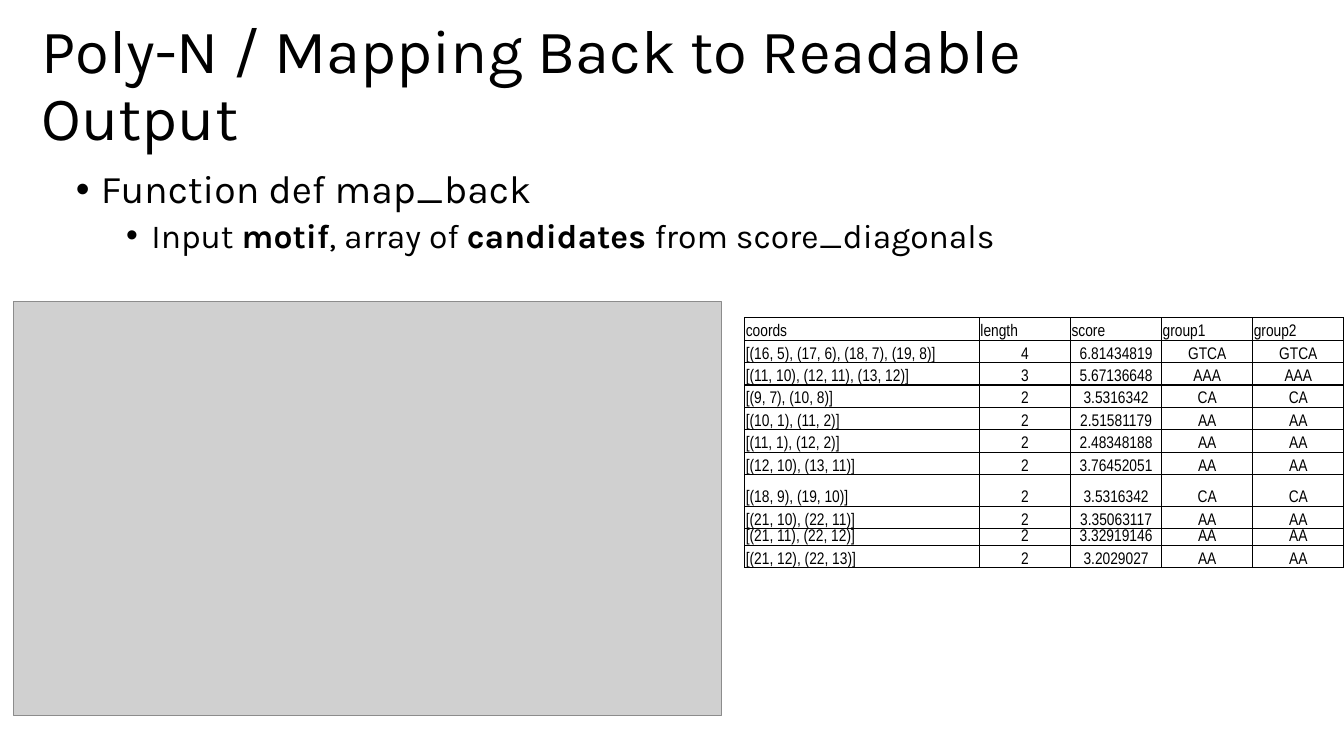
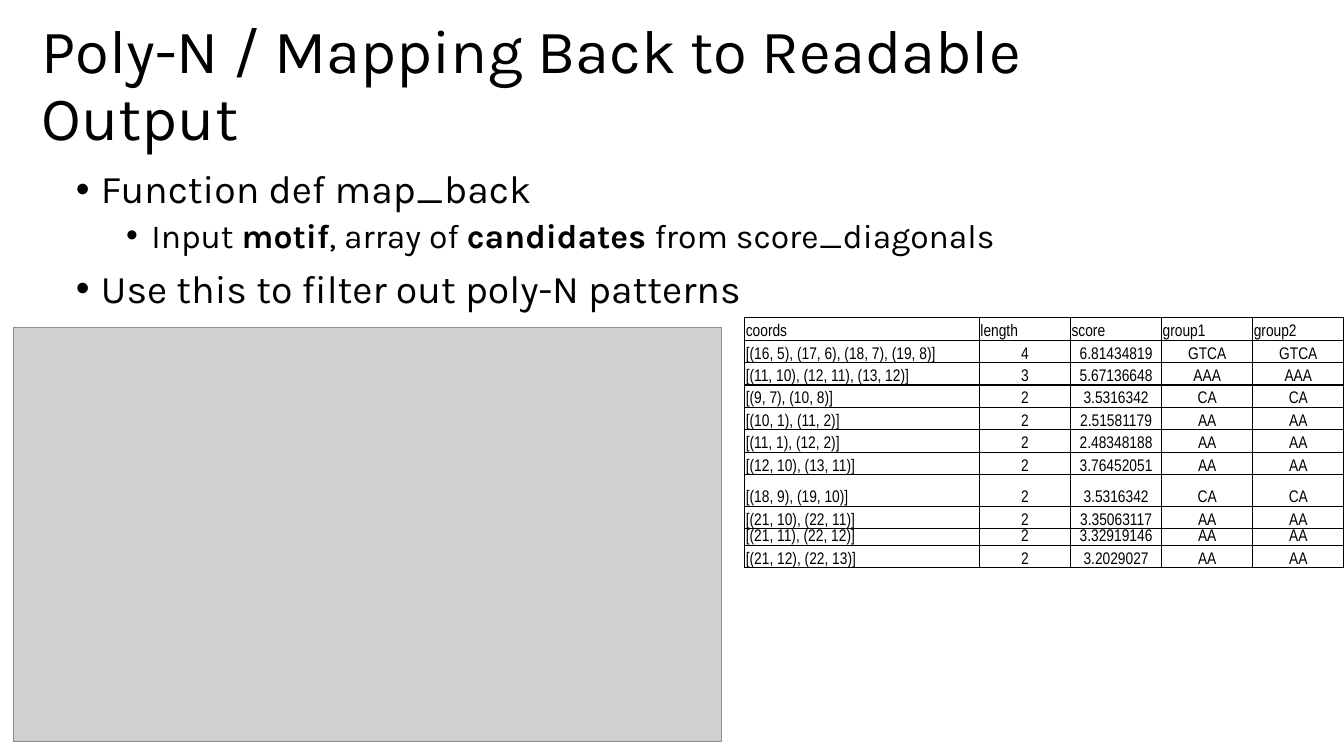
Before and after one commit to eshin21/drippy, a slide deck: slide 4 of Presentations/May Motif Gallery.pptx. Drawn at 1344x756 pixels with LibreOffice and Linux fonts; fonts in the diff are those of the drawing; grey boxes stand for pictures. Boxes give left, top, right and bottom in pixels: in the first picture for what was removed or moved away, otherwise in the second. Text is boxed around its words. In the diff, an @@ line names an element or a change of style, - is before the commit and + after.

```diff
--- a/Presentations/May Motif Gallery.pptx
+++ b/Presentations/May Motif Gallery.pptx
@@ text at (x1=101, y1=276, x2=740, y2=313): paragraph added @@
+• Use this to filter out poly-N patterns
@@ picture moved from (x1=13, y1=301, x2=722, y2=716) to (x1=13, y1=328, x2=722, y2=742) @@
```
Also in this commit, not shown: 1 other slide changed, 5 slides added, 1 slide removed, 5 other files.
